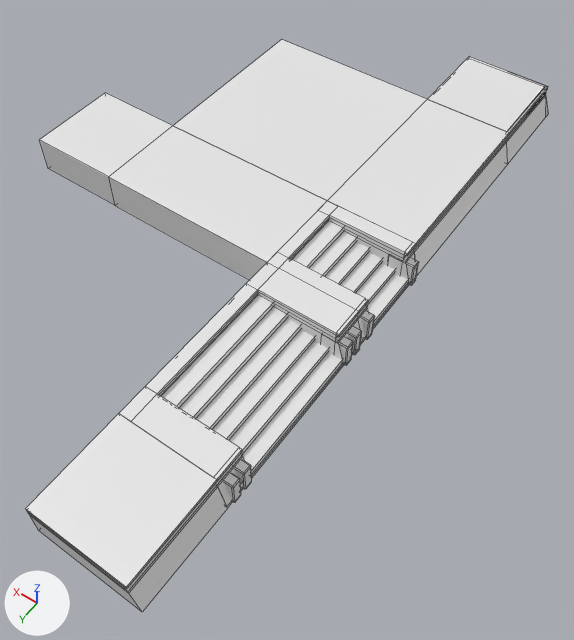
Renders of the FBX model ProjetFirstPerson/Assets/Art/3D/Fbx/Architecture/Clean/Export_Groupe_/Export_Groupe_11.fbx from each side of a commit.
One viewpoint serves both versions: a 50 mm camera at (-5.07, 13.87, 11.76) aimed at (0.77, 5.7, -1.08). Arrows for +X, +Y and +Z are at lower left; the lights stay in place. Mesh edges are drawn as thin lines. Where no turn or scale is listed for an object, it has been applied to the vertices.

Objects in the first picture: 'SM_Platforme_Body_2x2_03_low', 'SM_Platforme_Body_2x4_02_low', 'SM_Platforme_Body_4x4_01_low', 'SM_Platforme_FrontAngle_2x2_03_low', 'SM_Platforme_Front_2x2_02_low', 'SM_Platforme_Front_2x4_01_low', 'SM_Platforme_Stair_2x2_01_low', 'SM_Platforme_Stair_2x4_02_low'.
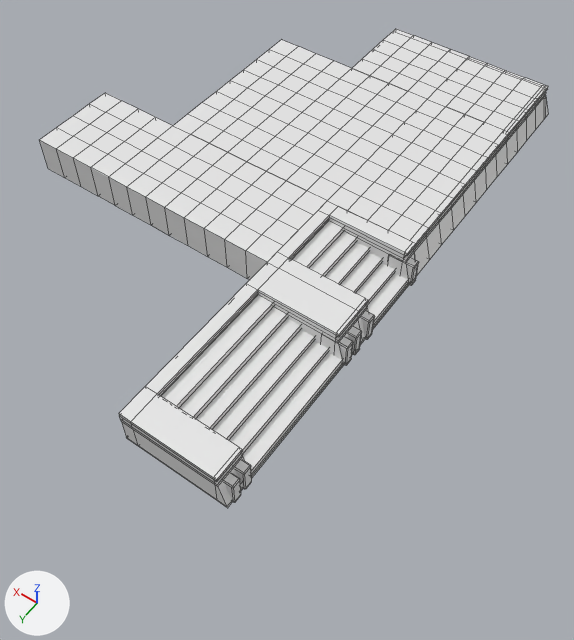
What differs and where, as boxes (x1, y1, x2, y2) in the pictures (574 x 640 px):
'SM_Platforme_Front_2x2_02_low', reshaped, moved, turned
    before: (25, 414, 227, 612)
    after: (352, 29, 469, 99)
part 1 of me_plane_060, added
    after: (352, 29, 469, 99)
part 2 of me_plane_032, added
    after: (173, 40, 427, 201)
part 3 of me_plane_053, added
    after: (428, 57, 548, 163)

The change, as a diff of the scene's bpy script:
```diff
--- a/ProjetFirstPerson/Assets/Art/3D/Fbx/Architecture/Clean/Export_Groupe_/Export_Groupe_11.fbx.py
+++ b/ProjetFirstPerson/Assets/Art/3D/Fbx/Architecture/Clean/Export_Groupe_/Export_Groupe_11.fbx.py
@@ me_plane_060 @@
 # used by ob_sm_platforme_front_2x2_02_low; location = (1.0, 12.0, 0.0); rotation_euler = (1.571, 0.0, 0.0), in degrees (90, 0, 0)
-me_plane_060.from_pydata(...)  # 24 vertices, 20 faces; spans x -2.15..0.0, y 0.0..0.8, z 0.0..2.0
+me_plane_060.from_pydata(...)  # 124 vertices, 120 faces; spans x -2.15..0.0, y 0.0..0.8, z 0.0..2.0
+# me_plane_060 part 1: 100 vertices added at x -2.15..0.0, y 0.0..0.8, z 0.0..2.0
@@ me_plane_032 @@
 # used by ob_sm_platforme_body_4x4_01_low; location = (5.0, 4.0, 0.0)
-me_plane_032.from_pydata(...)  # 8 vertices, 6 faces; spans x -4.0..0.0, y -4.0..0.0, z 0.0..0.8
+me_plane_032.from_pydata(...)  # 162 vertices, 160 faces; spans x -4.0..0.0, y -4.0..0.0, z 0.0..0.8
+# me_plane_032 part 2: 154 vertices added at x -4.0..0.0, y -4.0..0.0, z 0.0..0.8
@@ me_plane_053 @@
 # used by ob_sm_platforme_frontangle_2x2_03_low; location = (1.0, 0.0, 0.0)
-me_plane_053.from_pydata(...)  # 36 vertices, 35 faces; spans x -2.15..0.0, y -2.15..0.0, z 0.0..0.8
+me_plane_053.from_pydata(...)  # 180 vertices, 179 faces; spans x -2.15..0.0, y -2.15..0.0, z 0.0..0.8
+# me_plane_053 part 3: 144 vertices added at x -2.15..0.0, y -2.15..0.0, z 0.0..0.8
@@ ob_sm_platforme_front_2x2_02_low @@
 ob_sm_platforme_front_2x2_02_low = bpy.data.objects.new('SM_Platforme_Front_2x2_02_low', me_plane_060)
-ob_sm_platforme_front_2x2_02_low.location = (1.0, 12.0, 0.0)
-ob_sm_platforme_front_2x2_02_low.rotation_euler = (1.571, 0.0, 0.0)  # degrees (90, 0, 0)
+ob_sm_platforme_front_2x2_02_low.location = (1.0, 0.0, 0.0)
+ob_sm_platforme_front_2x2_02_low.rotation_euler = (1.571, 0.0, 1.571)  # degrees (90, 0, 90)
```
